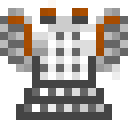
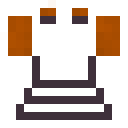
Comparing the layer stacks of the two 128x128 images. Changes:
hid "large_sode" over [0, 8, 128, 64]
hid "kote" over [8, 24, 120, 88]
added layer "netherite_overlay" above "leather" over [16, 16, 112, 120]
hid "Tło" over [16, 16, 112, 120]
